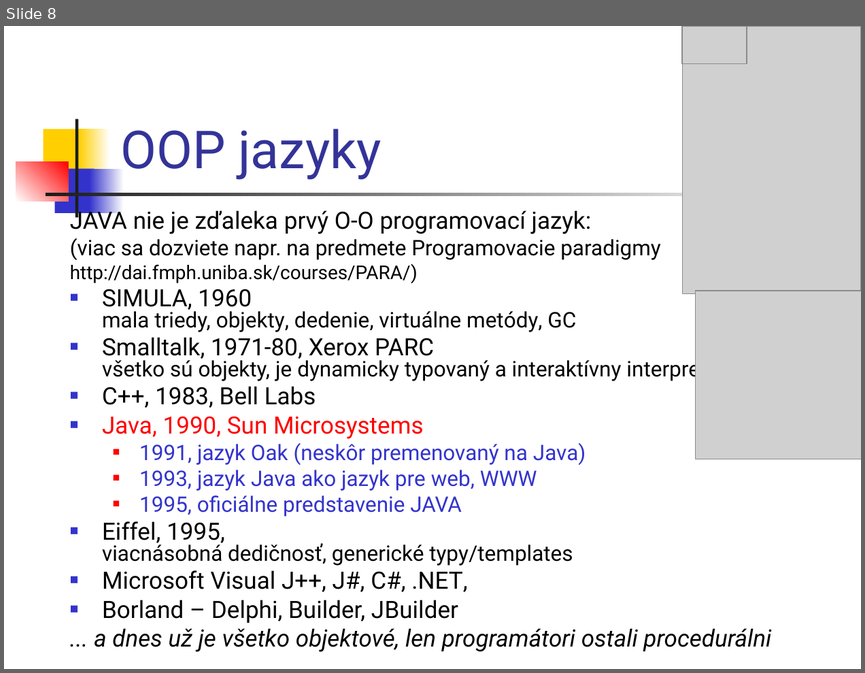
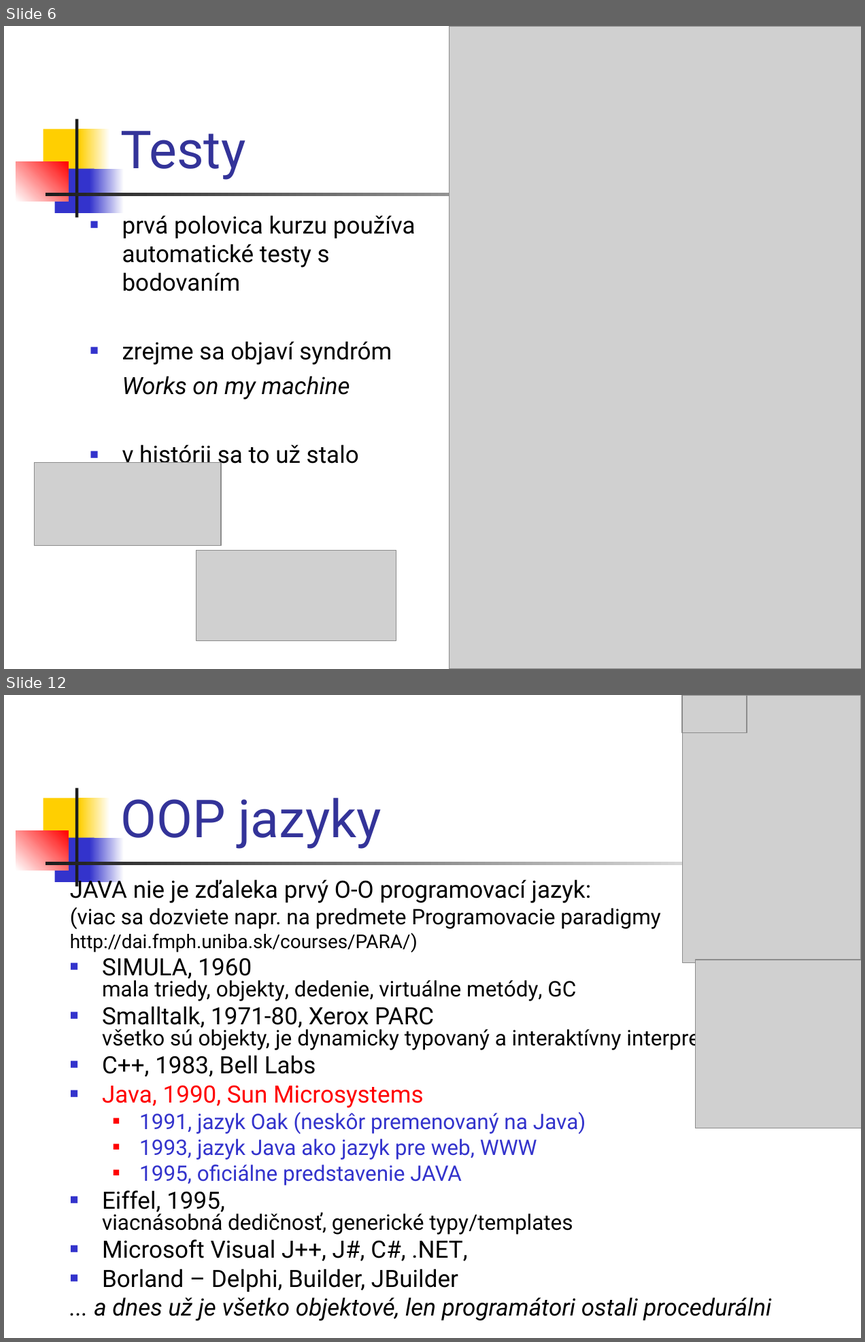
Before and after one commit to Programovanie4/Prednasky, a slide deck: 01/01_java.ppt. Shown one above the other, each under a label of ours: slide 8 before the commit, slides 6 and 12 after it; the slides between them are not shown. The pictures are 865x673 and 865x1342 pixels, drawn with LibreOffice and Linux fonts; fonts in the diff are those of the drawing; grey boxes stand for pictures. Boxes give left, top, right and bottom in pixels: in the first picture for what was removed or moved away, otherwise in the second. Text is boxed around its words. In the diff, an @@ line names an element or a change of style, - is before the commit and + after.

```diff
--- a/01/01_java.ppt
+++ b/01/01_java.ppt
@@ slide 6 added at (x1=4, y1=26, x2=861, y2=669), background #FFFFFF; not listed: 7 template elements that a slide beside it also shows @@
@@ picture added at (x1=449, y1=26, x2=861, y2=669) @@
@@ title added at (x1=120, y1=131, x2=245, y2=180), 44 pt, text #333399 @@
+Testy
@@ text added at (x1=122, y1=215, x2=415, y2=469), 20 pt, text #000000 @@
+■ prvá polovica kurzu používa automatické testy s bodovaním
+■ zrejme sa objaví syndróm
+Works on my machine
+■ v histórii sa to už stalo
@@ picture added at (x1=34, y1=462, x2=221, y2=546) @@
@@ picture added at (x1=196, y1=550, x2=396, y2=640) @@
@@ what was slide 8 is now slide 12 @@
```
Also in this commit, not shown: 9 slides changed, 3 other slides added, 1 other file.
